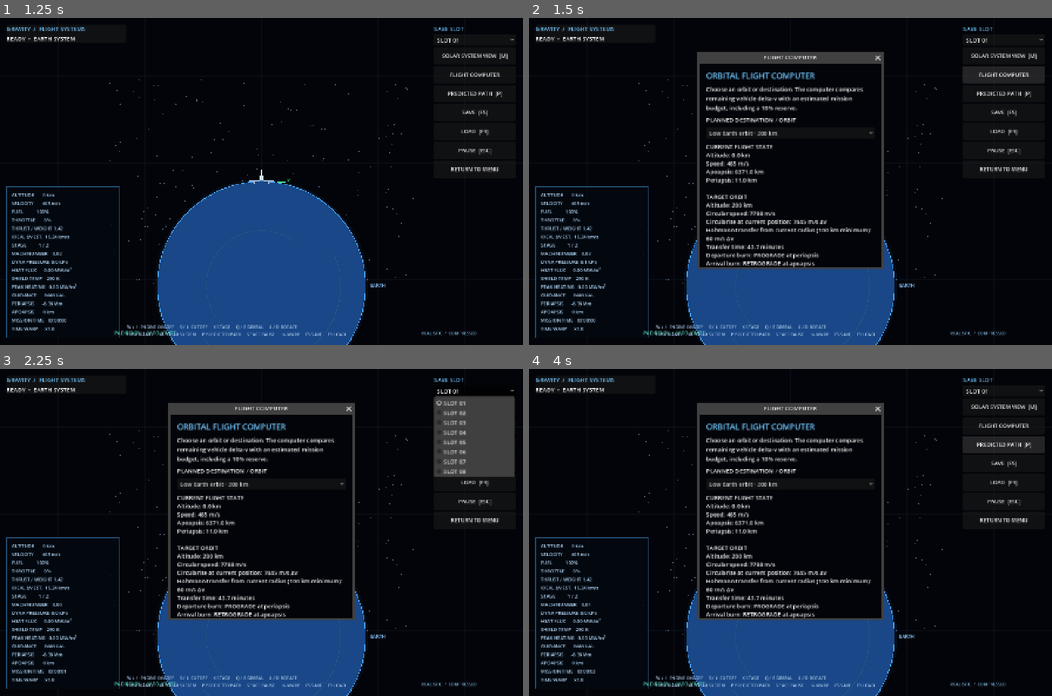
Above: before the commit, frames 1-4 (two rows, left to right).
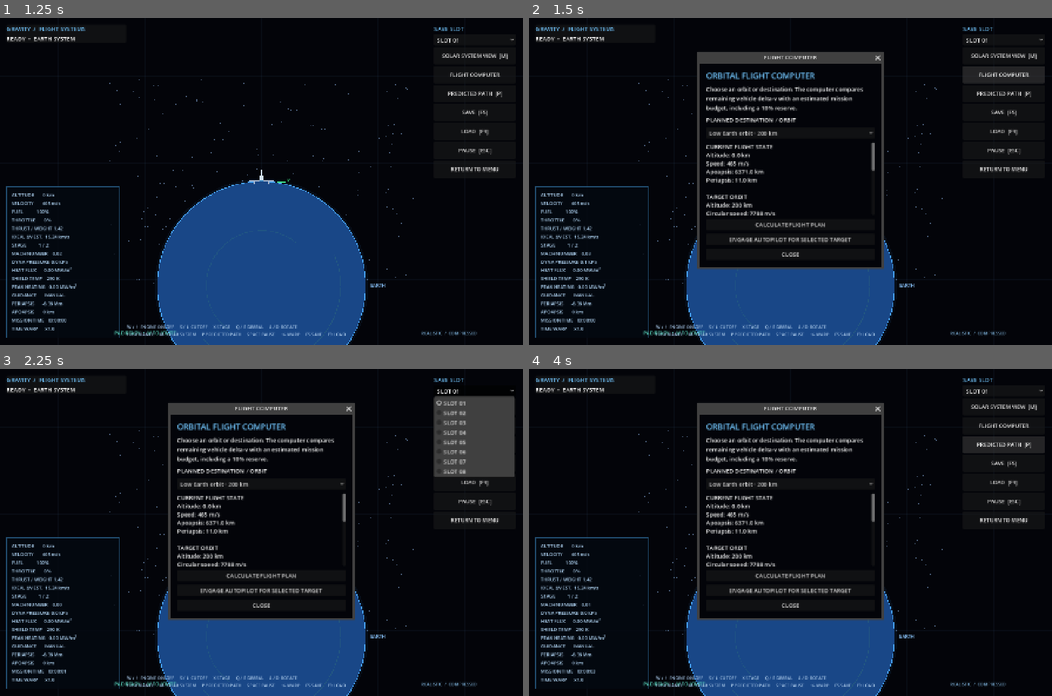
Above: after the commit, the same moments.

Repository: Blagos1195/Gravity-simulator
Game: Godot game, scene res://scenes/main.tscn
Two runs of this game, one before a commit and one after it. Both use one fixed random seed, a clock stepped at 60 frames per second and the inputs below.
Inputs:
- Up to frame 1 (1.25 s): click "START FLIGHT" at 0.5 s
- Up to frame 2 (1.5 s): click "FLIGHT COMPUTER" at 1.25 s
- Up to frame 3 (2.25 s): click "SLOT 01" at 2 s
- Up to frame 4 (4 s): click "SOLAR SYSTEM VIEW [M]" at 2.75 s; click "PREDICTED PATH [P]" at 3.5 s

Frame 1 is identical in both runs. In frame 2, 1.6% of the frame differs, in the area x 33-67%, y 38-77%; in frame 3, 1.6%; in frame 4, 1.6%.

Commit message:
Make flight computer report scrollable

Diff:
--- a/Gravity/scripts/main.gd
+++ b/Gravity/scripts/main.gd
@@ -463,12 +463,17 @@
 	target.add_item("Uranus", -7)
 	target.add_item("Neptune", -8)
 	root.add_child(target)
+	var report_scroll := ScrollContainer.new()
+	report_scroll.size_flags_vertical = Control.SIZE_EXPAND_FILL
+	report_scroll.size_flags_horizontal = Control.SIZE_EXPAND_FILL
+	report_scroll.horizontal_scroll_mode = ScrollContainer.SCROLL_MODE_DISABLED
+	root.add_child(report_scroll)
 	var report := RichTextLabel.new()
 	report.bbcode_enabled = false
 	report.fit_content = true
-	report.scroll_active = true
-	report.size_flags_vertical = Control.SIZE_EXPAND_FILL
-	root.add_child(report)
+	report.scroll_active = false
+	report.size_flags_horizontal = Control.SIZE_EXPAND_FILL
+	report_scroll.add_child(report)
 	var calculate := Button.new()
 	calculate.text = "CALCULATE FLIGHT PLAN"
 	root.add_child(calculate)
